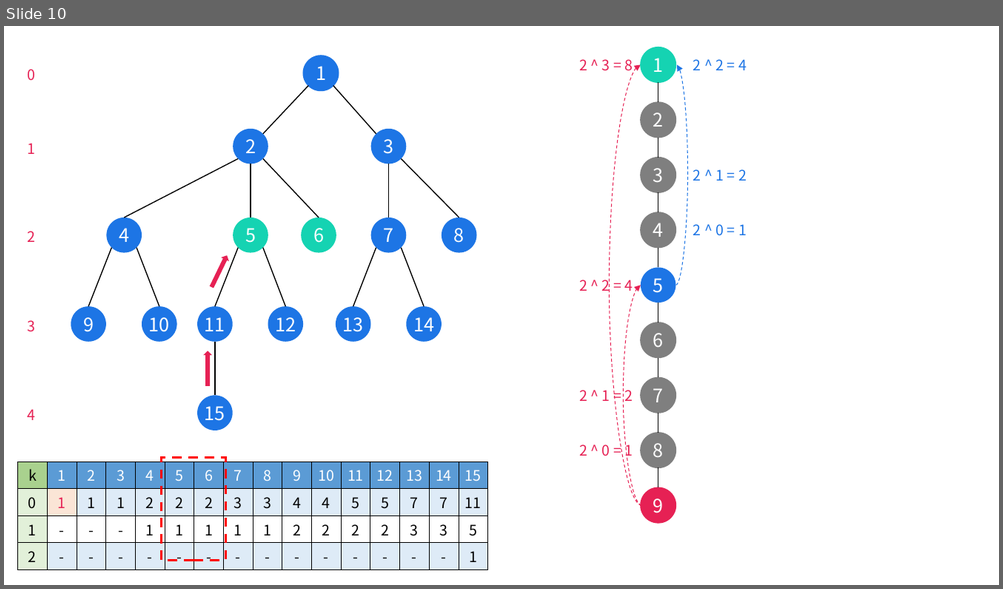
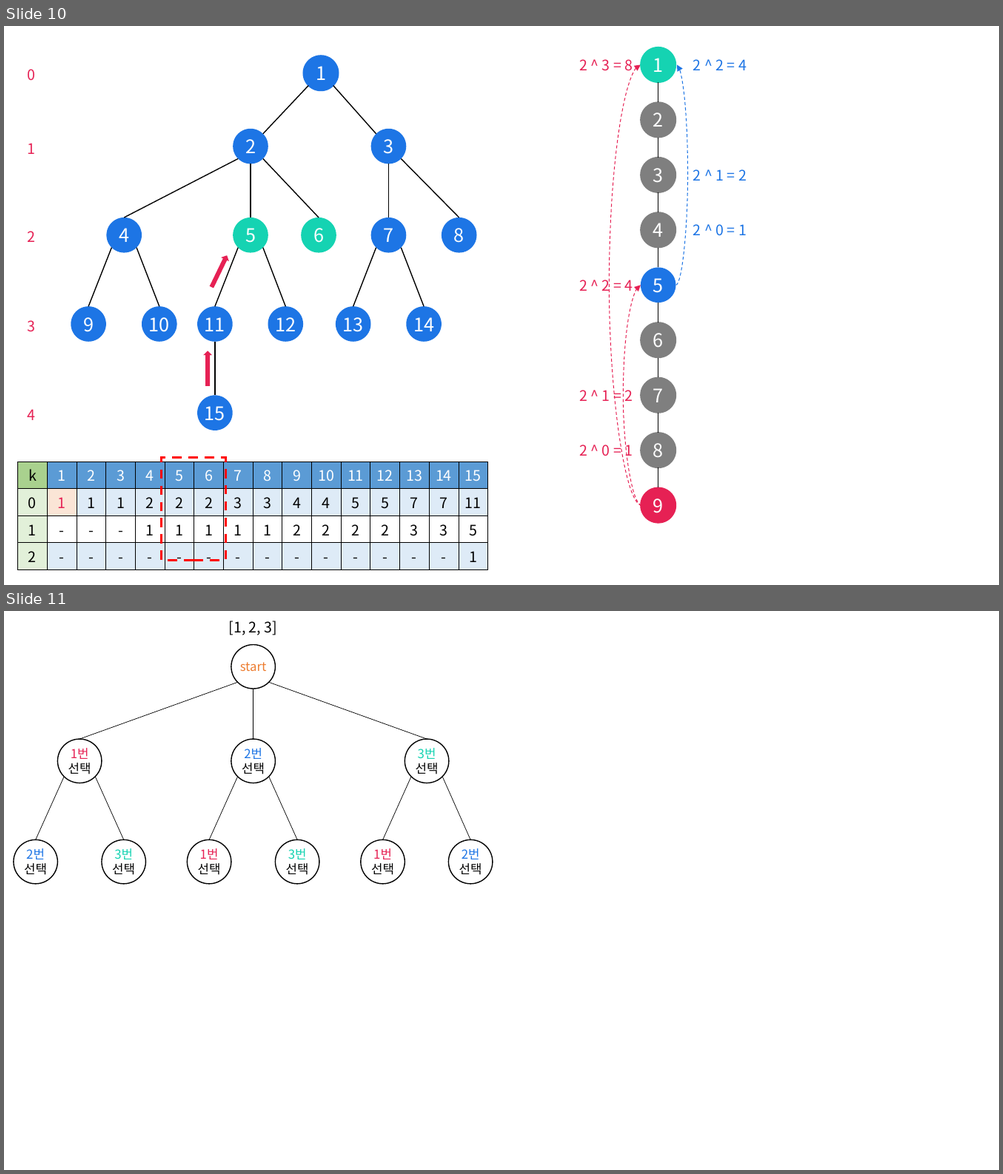
Before and after one commit to siwon-park/Algorithm-DataStructure, a slide deck: 기타/pptx.pptx. Shown one above the other, each under a label of ours: slide 10 before the commit, slides 10 and 11 after it. The pictures are 1003x589 and 1003x1174 pixels, drawn with LibreOffice and Linux fonts; fonts in the diff are those of the drawing. Boxes give left, top, right and bottom in pixels: in the first picture for what was removed or moved away, otherwise in the second. Text is boxed around its words. In the diff, an @@ line names an element or a change of style, - is before the commit and + after.

```diff
--- a/기타/pptx.pptx
+++ b/기타/pptx.pptx
@@ slide 11 added at (4, 611, 999, 1170), background #FFFFFF @@
@@ text added at (229, 621, 278, 635), 14 pt, text #000000 @@
+[1, 2, 3]
@@ ellipse added at (231, 644, 275, 689), outline #000000 1 pt, 12 pt, text #ED7D31 @@
+start
@@ line added from (238, 683) to (79, 739), #000000 0.5 pt @@
@@ line added from (253, 689) to (253, 739), #000000 0.5 pt @@
@@ line added from (269, 683) to (427, 739), #000000 0.5 pt @@
@@ ellipse added at (58, 739, 102, 783), outline #000000 1 pt, 12 pt, text #E62154 @@
+1번 선택
@@ ellipse added at (231, 739, 275, 783), outline #000000 1 pt, 12 pt, text #1D75E5 @@
+2번 선택
@@ ellipse added at (404, 739, 449, 783), outline #000000 1 pt, 12 pt, text #15D3B2 @@
+3번 선택
@@ line added from (65, 777) to (35, 840), #000000 0.5 pt @@
@@ line added from (95, 777) to (123, 840), #000000 0.5 pt @@
@@ line added from (238, 777) to (209, 840), #000000 0.5 pt @@
@@ line added from (269, 777) to (297, 840), #000000 0.5 pt @@
@@ line added from (412, 777) to (383, 840), #000000 0.5 pt @@
@@ line added from (442, 777) to (470, 840), #000000 0.5 pt @@
@@ ellipse added at (14, 840, 58, 884), outline #000000 1 pt, 12 pt, text #1D75E5 @@
+2번 선택
@@ ellipse added at (102, 840, 146, 884), outline #000000 1 pt, 12 pt, text #15D3B2 @@
+3번 선택
@@ ellipse added at (187, 840, 231, 884), outline #000000 1 pt, 12 pt, text #E62154 @@
+1번 선택
@@ ellipse added at (276, 840, 319, 884), outline #000000 1 pt, 12 pt, text #15D3B2 @@
+3번 선택
@@ ellipse added at (361, 840, 404, 884), outline #000000 1 pt, 12 pt, text #E62154 @@
+1번 선택
@@ ellipse added at (449, 840, 492, 884), outline #000000 1 pt, 12 pt, text #1D75E5 @@
+2번 선택
```
Also in this commit, not shown: 1 other file.
